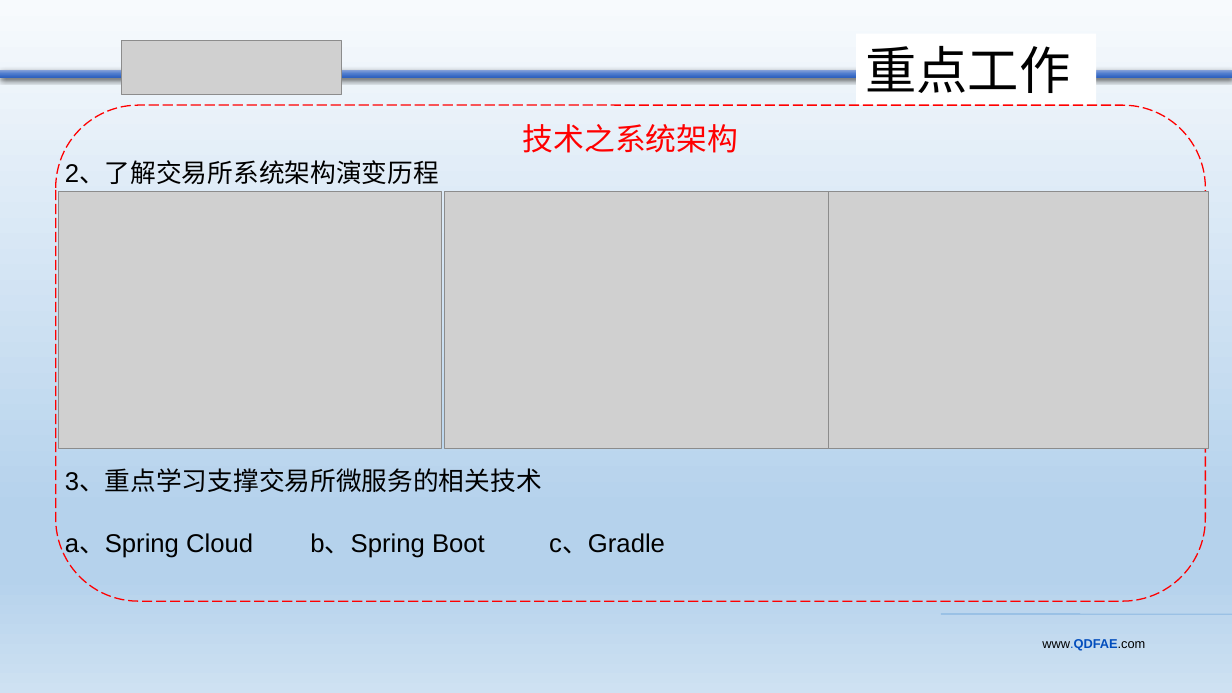
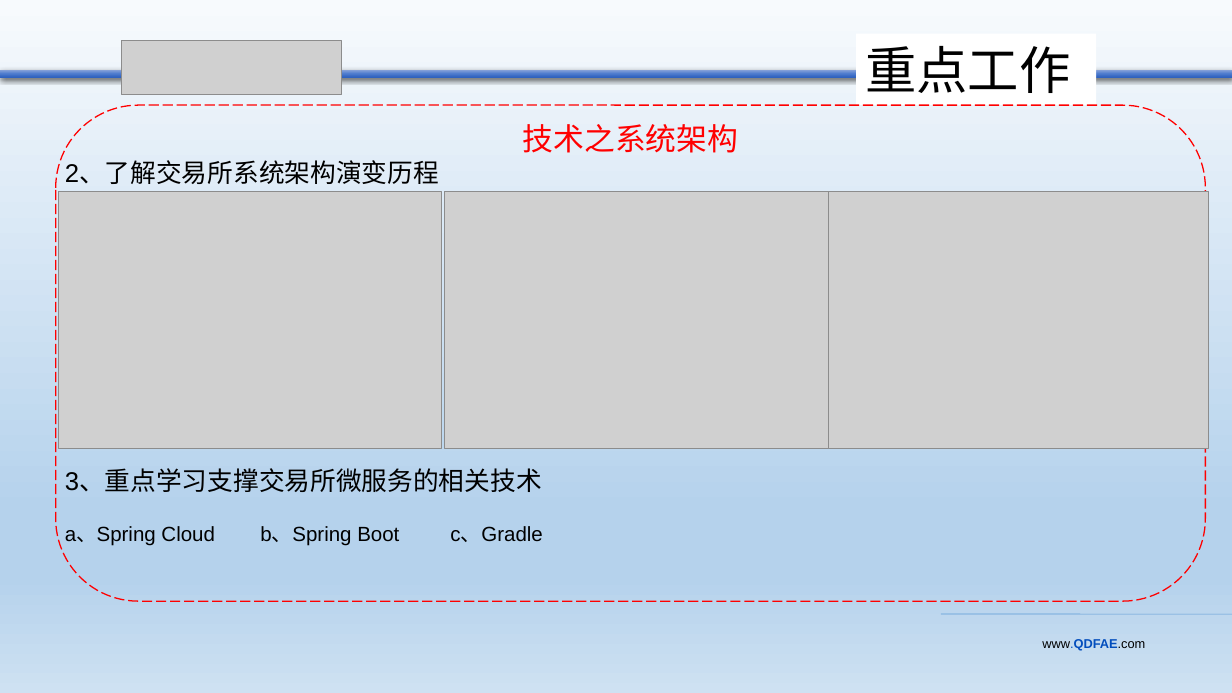
Before and after one commit to lhw1320/springcloud, a slide deck: slide 5 of doc/src/main/resources/qdfae/青金中心连宏伟转正答辩.pptx (slide 4 before the commit). Drawn at 1232x693 pixels with LibreOffice and Linux fonts; fonts in the diff are those of the drawing; grey boxes stand for pictures. Boxes give left, top, right and bottom in pixels: in the first picture for what was removed or moved away, otherwise in the second. Text is boxed around its words. In the diff, an @@ line names an element or a change of style, - is before the commit and + after.

```diff
--- a/doc/src/main/resources/qdfae/青金中心连宏伟转正答辩.pptx
+++ b/doc/src/main/resources/qdfae/青金中心连宏伟转正答辩.pptx
@@ text at (x1=65, y1=526, x2=542, y2=546): size 20 to 16 pt in "a、Spring Cloud b、Spring Boot c、Gradle" @@
```
Also in this commit, not shown: 7 other slides changed.
